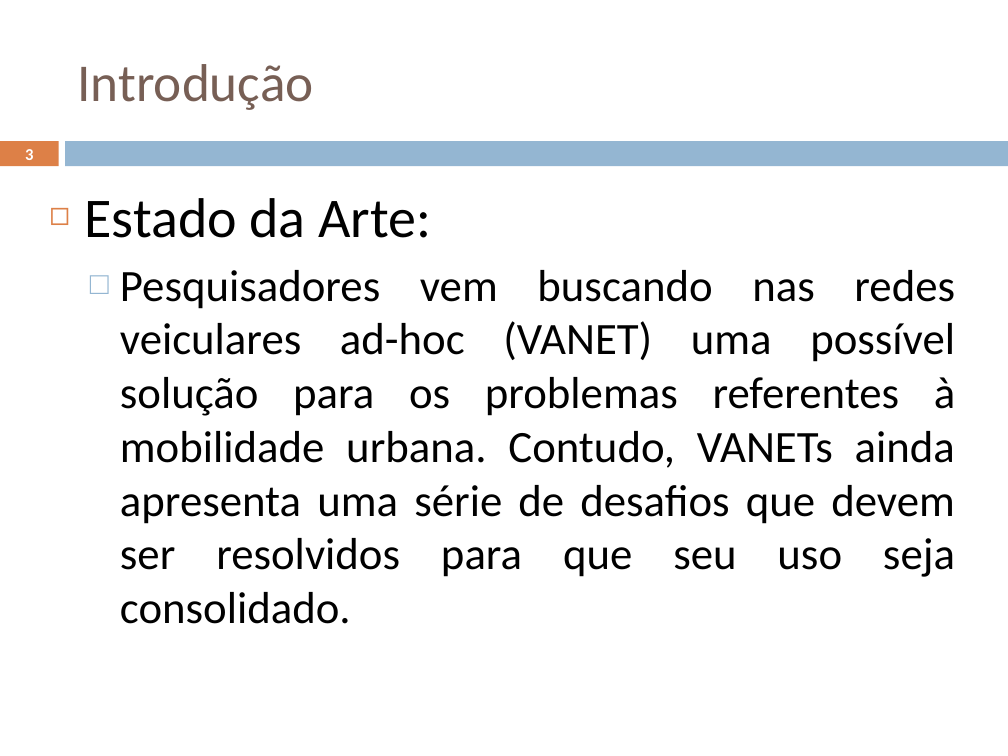
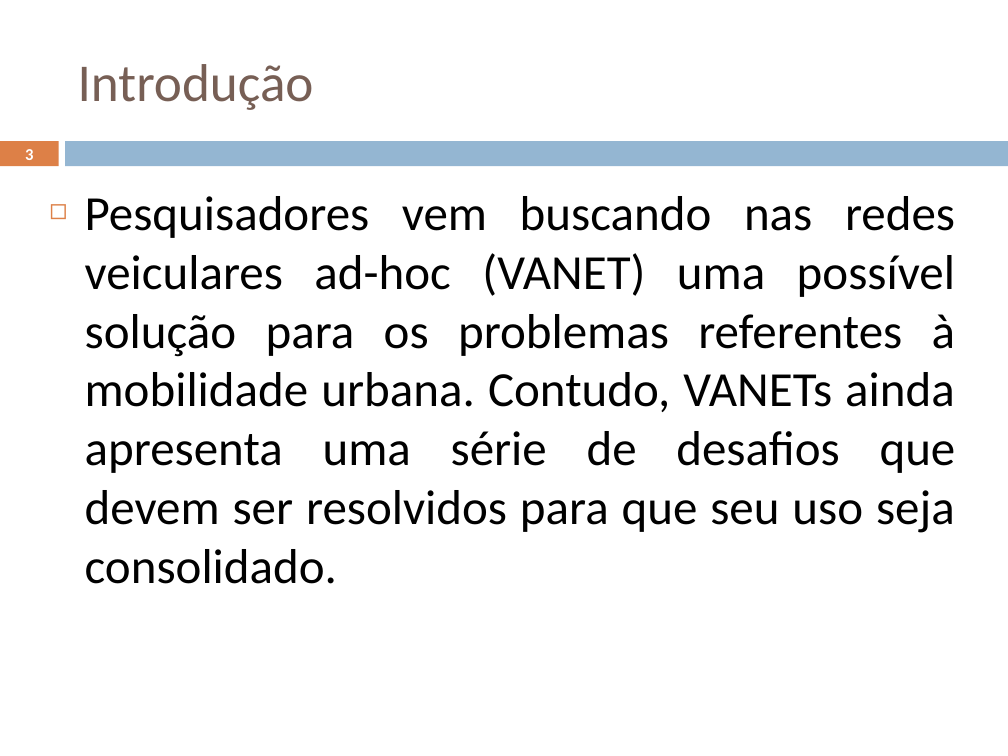
Before and after one commit to geoleite/Mestrado, a slide deck: slide 3 of Apresentacao/ApresentaçãoV1.pptx. Drawn at 1008x756 pixels with LibreOffice and Linux fonts; fonts in the diff are those of the drawing. Boxes give left, top, right and bottom in pixels: in the first picture for what was removed or moved away, otherwise in the second. Text is boxed around its words. In the diff, an @@ line names an element or a change of style, - is before the commit and + after.

```diff
--- a/Apresentacao/ApresentaçãoV1.pptx
+++ b/Apresentacao/ApresentaçãoV1.pptx
@@ text "Pesquisadores vem buscando nas redes ..." at box(85, 196, 956, 584): size 32 to 35 pt; bullet □ to ◻; list level 2 to 1 in "Pesquisadores vem buscando nas redes ..."; bullet colour #94B6D2 to #DD8047 @@
@@ text at box(85, 198, 431, 238): paragraph removed @@
-◻ Estado da Arte:
```
Also in this commit, not shown: 6 other slides changed, 4 slides added, 1 slide removed, 4 other files.
